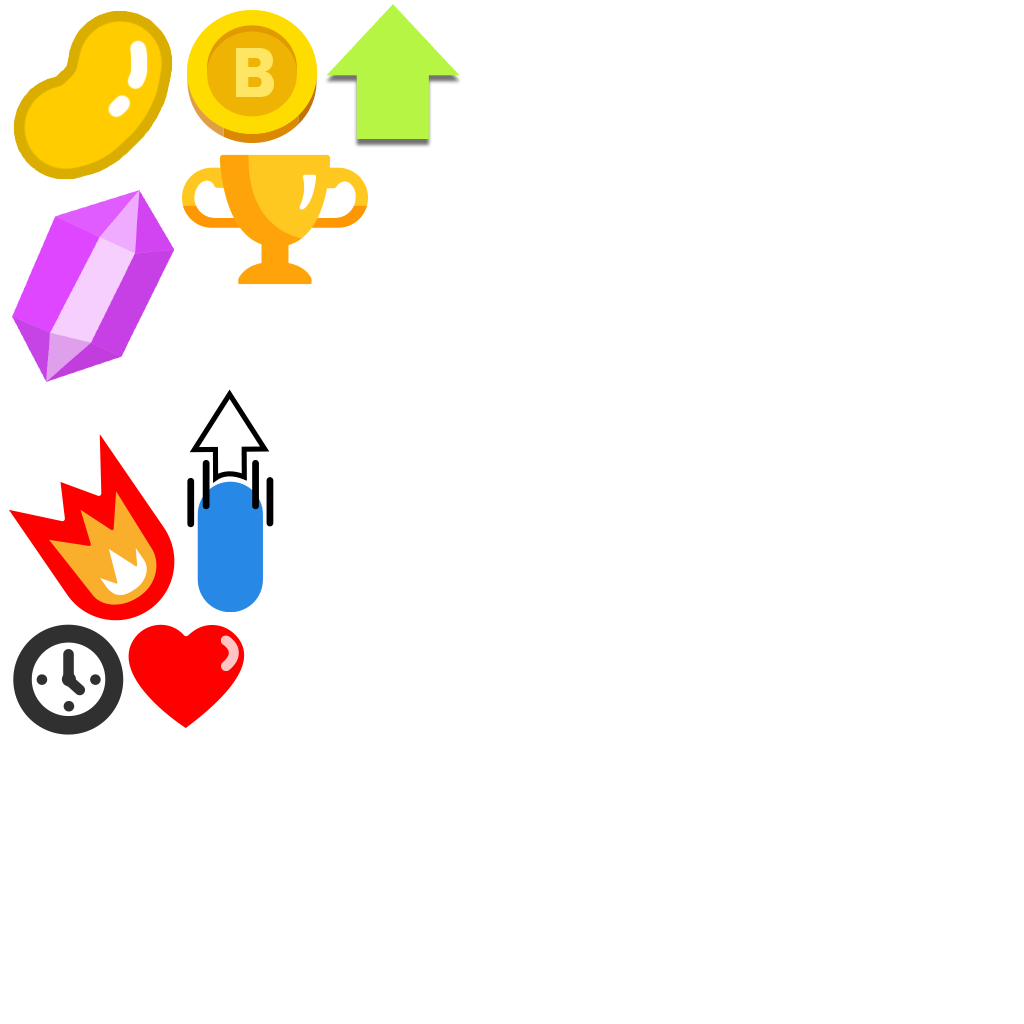
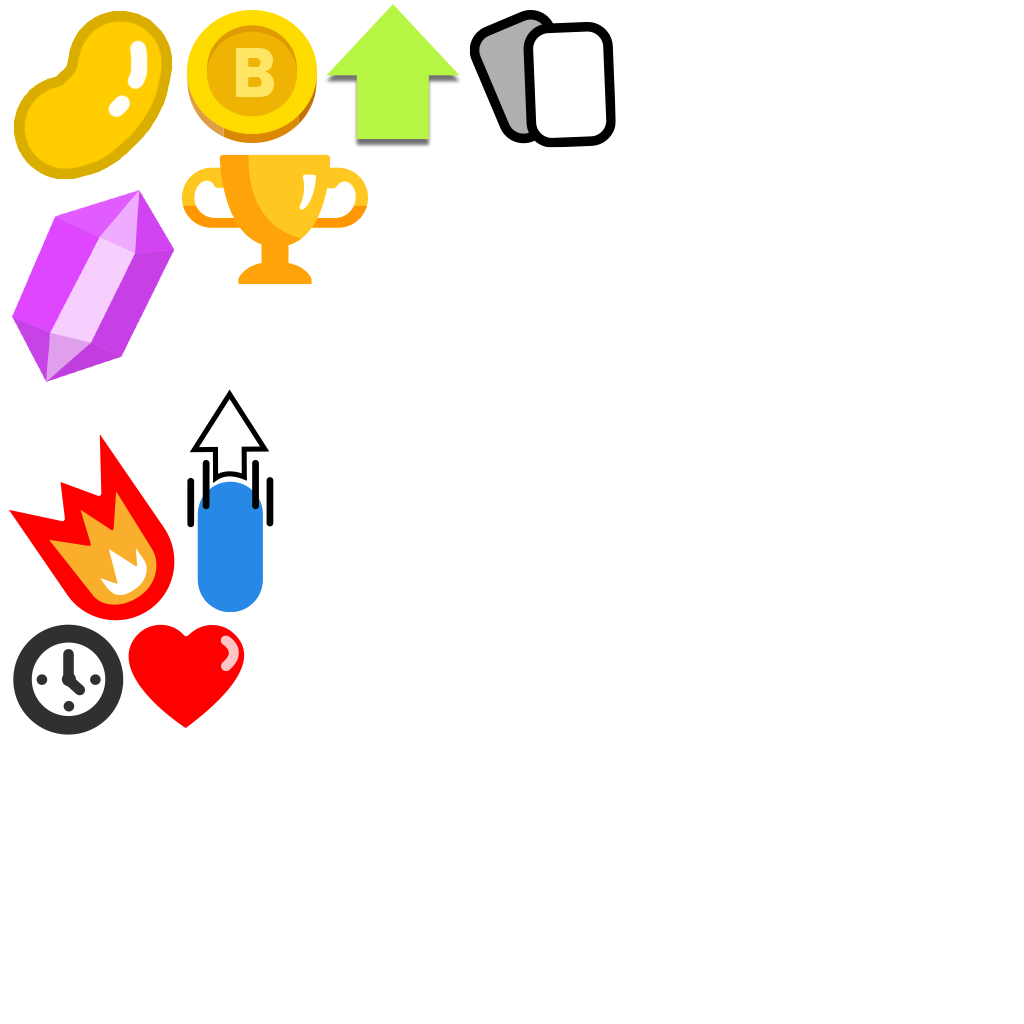
Layer changes from the first (1024, 1024) image to the second:
added layer "Layer 9" above "Layer 5" over left=469, top=10, right=616, bottom=148
